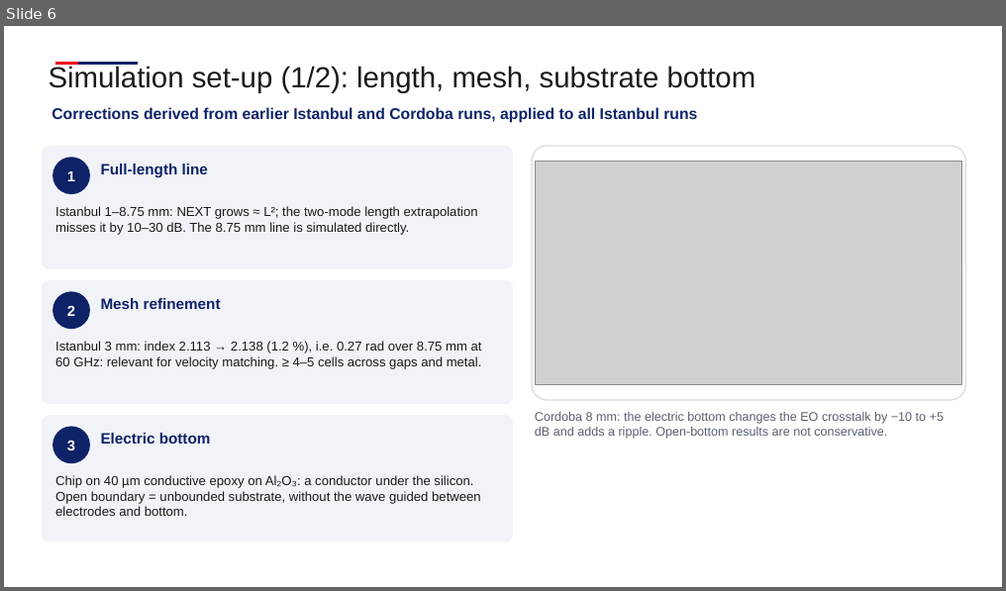
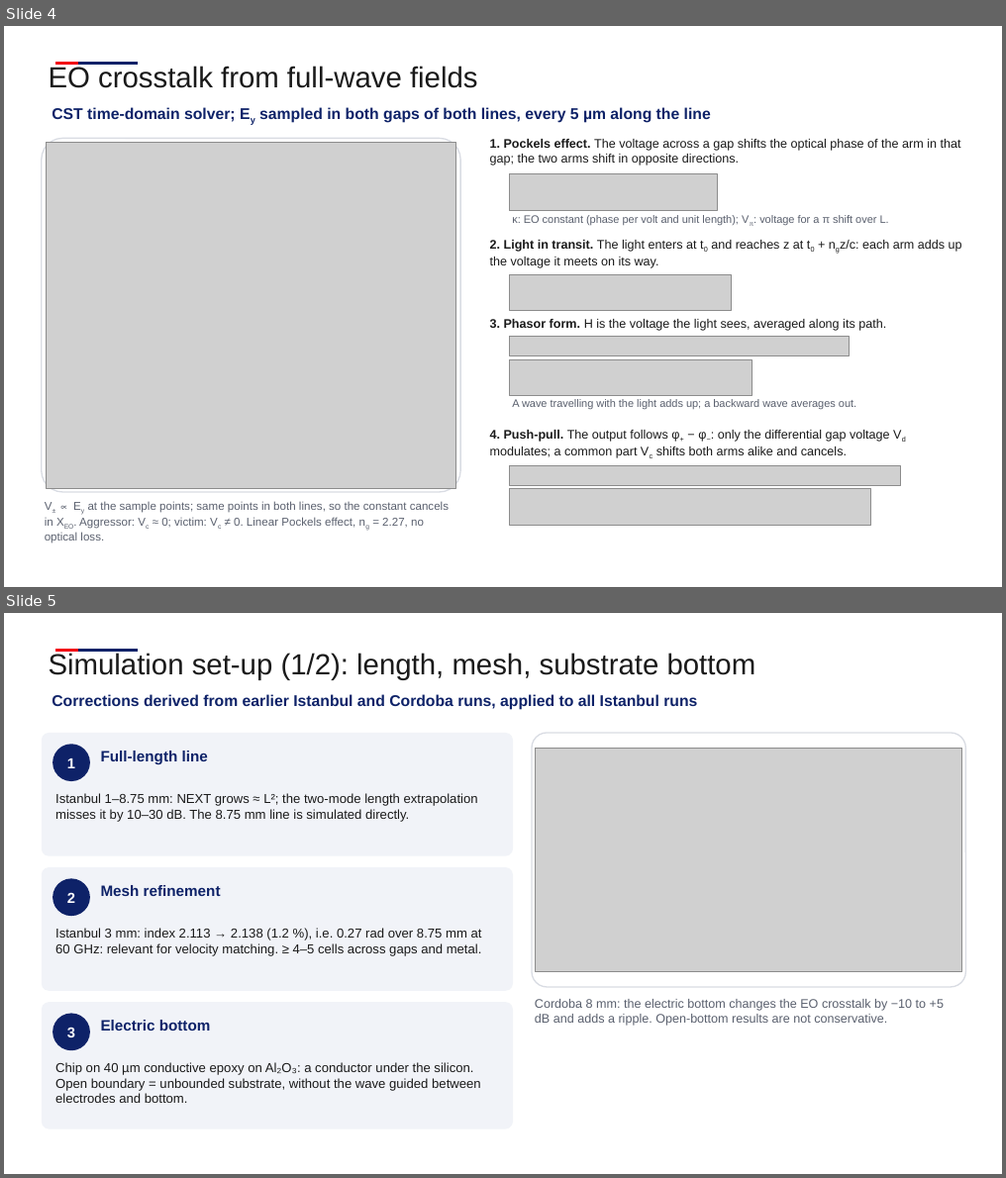
Before and after one commit to andreimuresian/claude, a slide deck: docs/cst/xtalk/Istanbul_EO_crosstalk.pptx. Shown one above the other, each under a label of ours: slide 6 before the commit, slides 4 and 5 after it. The pictures are 1006x591 and 1006x1178 pixels, drawn with LibreOffice and Linux fonts; fonts in the diff are those of the drawing; grey boxes stand for pictures; background and template pictures are left out. Boxes give left, top, right and bottom in pixels: in the first picture for what was removed or moved away, otherwise in the second. Text is boxed around its words. In the diff, an @@ line names an element or a change of style, - is before the commit and + after.

```diff
--- a/docs/cst/xtalk/Istanbul_EO_crosstalk.pptx
+++ b/docs/cst/xtalk/Istanbul_EO_crosstalk.pptx
@@ slide 4 added at [4, 26, 1002, 587], background #FFFFFF; not listed: 2 template elements that a slide beside it also shows @@
@@ text added at [49, 66, 478, 88], 28 pt, text #1A1A1A @@
+EO crosstalk from full-wave fields
@@ text added at [52, 107, 711, 123], 15 pt, text #0E2268, bold @@
+CST time-domain solver; Ey sampled in both gaps of both lines, every 5 µm along the line
@@ rounded rectangle added at [42, 138, 460, 492], fill #FFFFFF, outline #D9DCE3 1.25 pt @@
@@ picture added at [46, 142, 456, 488] @@
@@ text added at [490, 139, 961, 166], 12 pt, text #1A1A1A @@
+1. Pockels effect. The voltage across a gap shifts the optical phase of the arm in that gap; the two arms shift in opposite directions.
@@ picture added at [509, 174, 718, 211] @@
@@ text added at [512, 215, 889, 225], 10.5 pt, text #5A606E @@
+κ: EO constant (phase per volt and unit length); Vπ: voltage for a π shift over L.
@@ text added at [490, 240, 962, 269], 12 pt, text #1A1A1A @@
+2. Light in transit. The light enters at t0 and reaches z at t0 + ngz/c: each arm adds up the voltage it meets on its way.
@@ picture added at [509, 275, 732, 310] @@
@@ text added at [490, 319, 886, 331], 12 pt, text #1A1A1A @@
+3. Phasor form. H is the voltage the light sees, averaged along its path.
@@ picture added at [509, 337, 849, 357] @@
@@ picture added at [509, 361, 751, 396] @@
@@ text added at [512, 399, 856, 409], 10.5 pt, text #5A606E @@
+A wave travelling with the light adds up; a backward wave averages out.
@@ text added at [490, 430, 890, 459], 12 pt, text #1A1A1A @@
+4. Push-pull. The output follows φ+ − φ−: only the differential gap voltage Vd modulates; a common part Vc shifts both arms alike and cancels.
@@ picture added at [509, 467, 901, 486] @@
@@ picture added at [509, 489, 871, 525] @@
@@ text added at [45, 501, 449, 544], 11 pt, text #5A606E @@
+V± ∝ Ey at the sample points; same points in both lines, so the constant cancels in XEO. Aggressor: Vc ≈ 0; victim: Vc ≠ 0. Linear Pockels effect, ng = 2.27, no optical loss.
@@ what was slide 6 is now slide 5 @@
```
Also in this commit, not shown: 5 slides changed, 3 other slides added, 5 slides removed, 1 other file.
